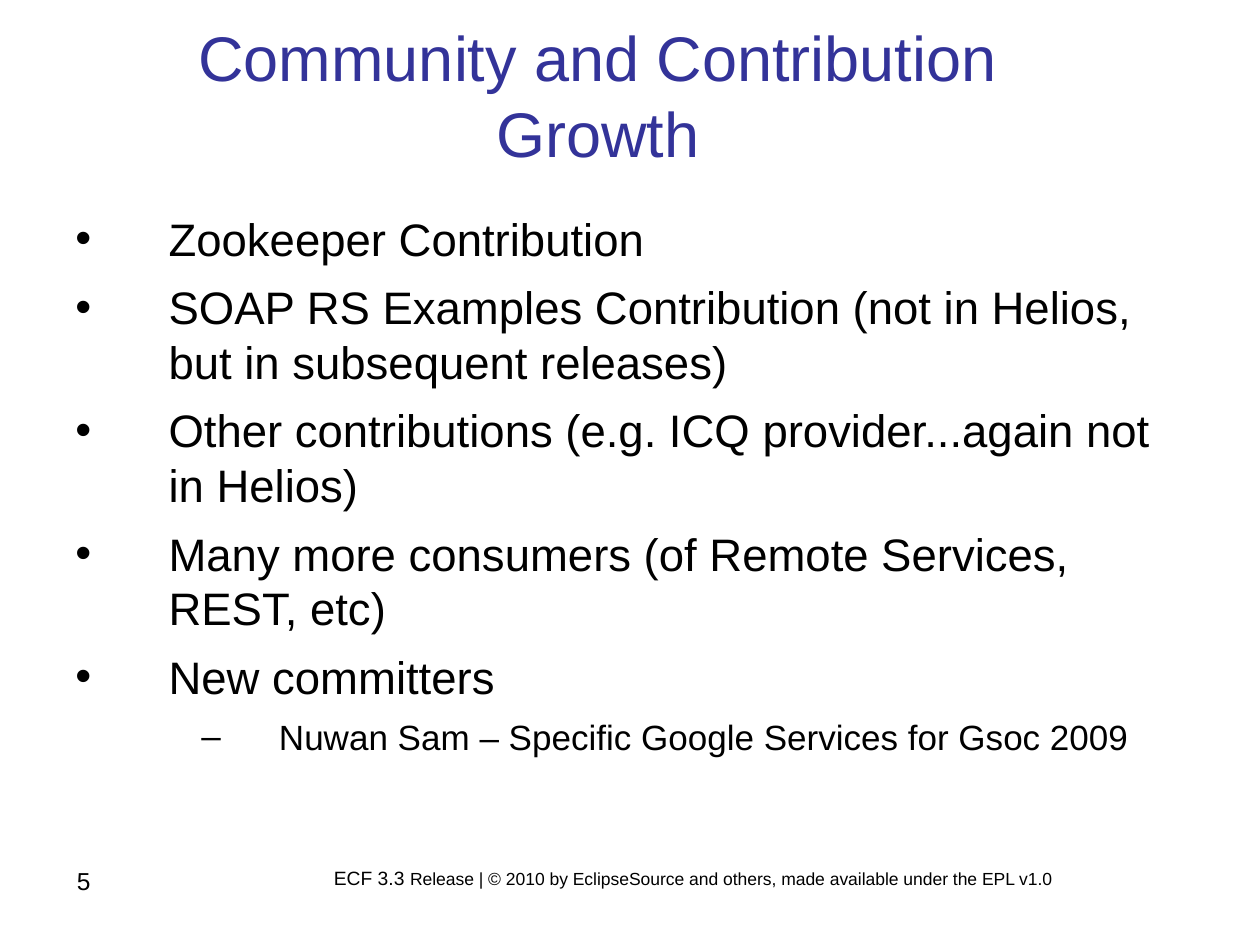
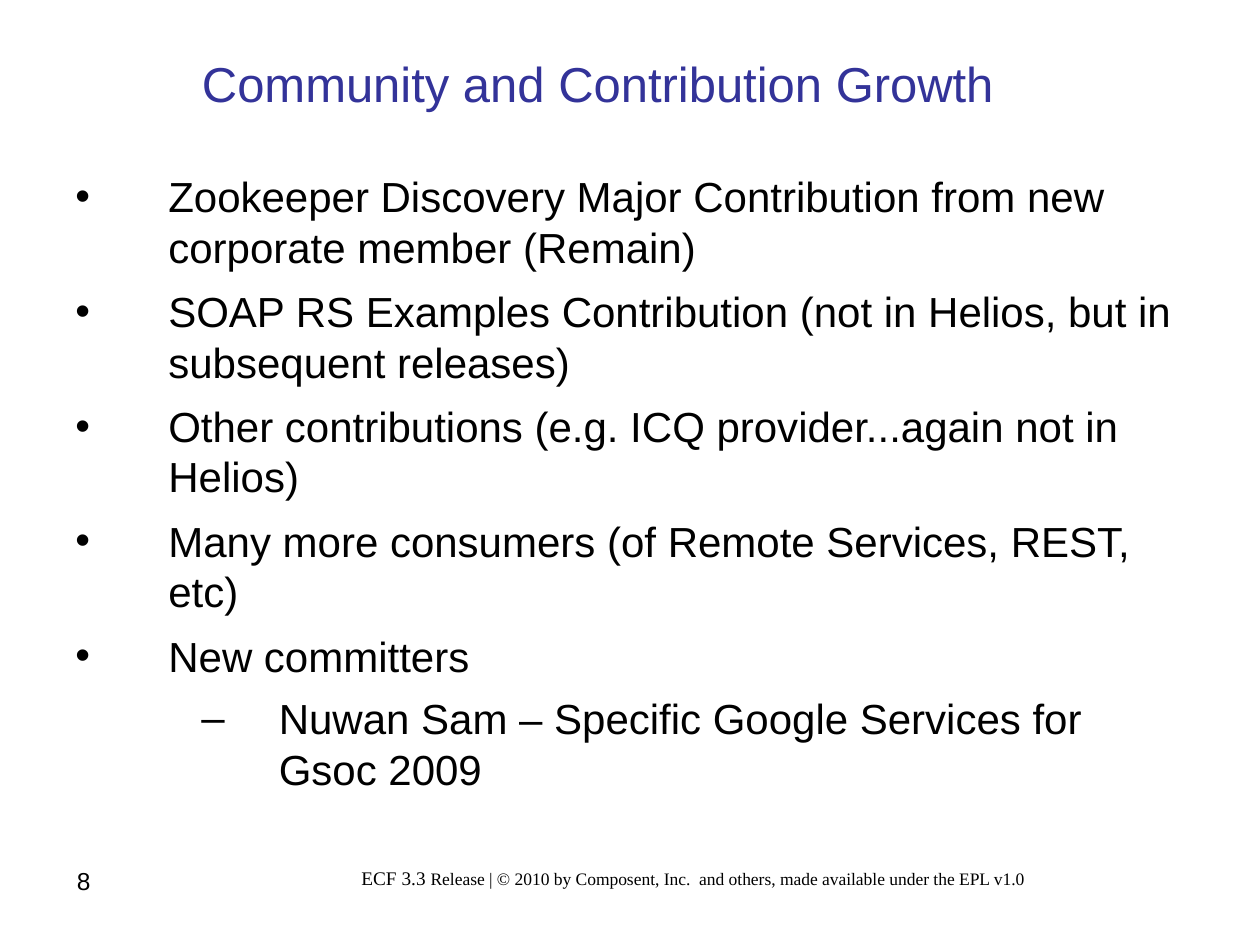
Before and after one commit to eclipse/ecf-website, a slide deck: slide 8 of reviews/ECF_Project_3.3_Release_Review.ppt (slide 5 before the commit). Drawn at 1260x945 pixels with LibreOffice and Linux fonts; fonts in the diff are those of the drawing; background and template pictures are left out. Boxes give left, top, right and bottom in pixels: in the first picture for what was removed or moved away, otherwise in the second. Text is boxed around its words. In the diff, an @@ line names an element or a change of style, - is before the commit and + after.

Commit message:
New ECF 3.3. release materials

```diff
--- a/reviews/ECF_Project_3.3_Release_Review.ppt
+++ b/reviews/ECF_Project_3.3_Release_Review.ppt
@@ text "Community and Contribution Growth" at (202,66,994,112): size 36 to 28 pt @@
@@ text "Zookeeper Discovery Major Contribution from ...": place and size @@
-text "Zookeeper Discovery Major Contribution from ..." at (169,223,1149,757)
+text "Zookeeper Discovery Major Contribution from ..." at (168,181,1171,786)
@@ text at (168,181,1104,271): text changed; size 26 to 24 pt @@
-• Zookeeper Contribution
+• Zookeeper Discovery Major Contribution from new corporate member (Remain)
@@ text at (168,296,1171,786): size 26 to 24 pt in "SOAP RS Examples Contribution (not in Helios, ...", "Other contributions (e.g. ICQ provider...again not in ...", "Many more consumers (of Remote Services, REST, ...", "New committers"; size 20 to 24 pt in "Nuwan Sam – Specific Google Services for ..."; indent changed @@
@@ page number at (77,873,91,891): text changed @@
-5
+8
@@ text at (361,872,1025,889): text changed; font Arial to Times New Roman @@
-ECF 3.3 Release | © 2010 by EclipseSource and others, made available under the EPL v1.0
+ECF 3.3 Release | © 2010 by Composent, Inc. and others, made available under the EPL v1.0
```
Also in this commit, not shown: 4 other slides changed, 9 slides added, 3 slides removed, 3 other files.
